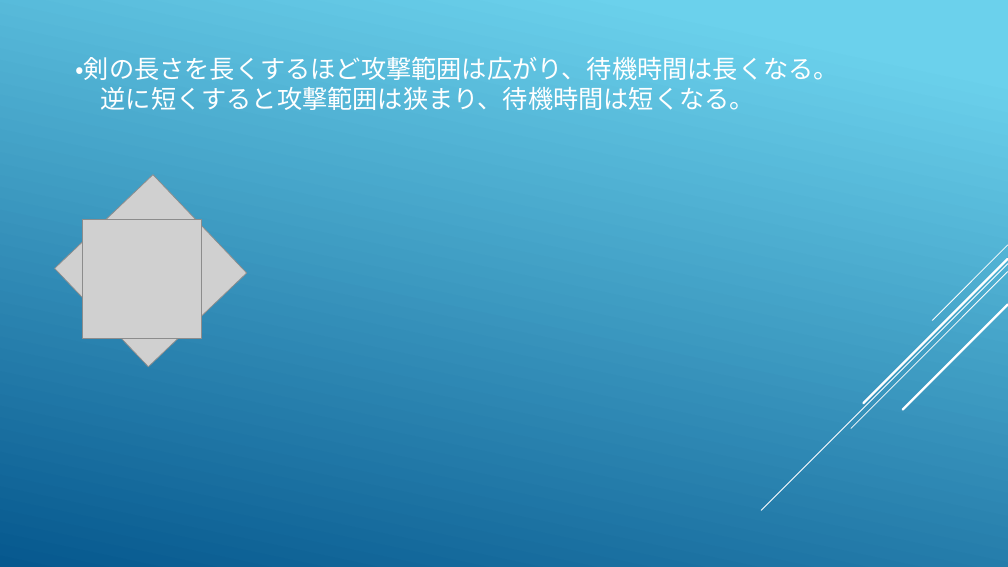
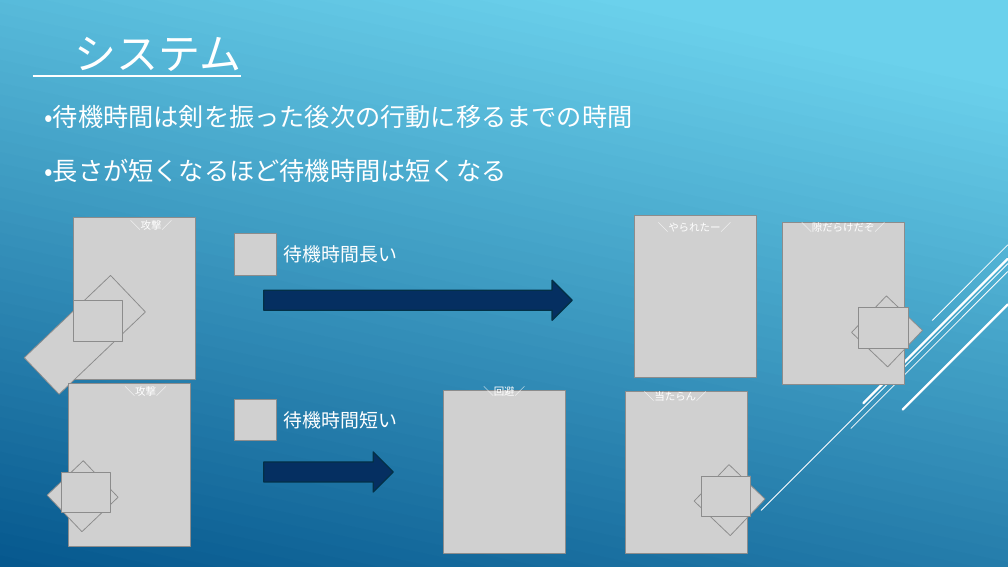
Before and after one commit to koike0723/Aso2020Winter, a slide deck: slide 7 of 企画書.pptx (slide 6 before the commit). Drawn at 1008x567 pixels with LibreOffice and Linux fonts; fonts in the diff are those of the drawing; grey boxes stand for pictures. Boxes give left, top, right and bottom in pixels: in the first picture for what was removed or moved away, otherwise in the second. Text is boxed around its words. In the diff, an @@ line names an element or a change of style, - is before the commit and + after.

```diff
--- a/企画書.pptx
+++ b/企画書.pptx
@@ text removed at (75, 57, 839, 110) @@
-・剣の長さを長くするほど攻撃範囲は広がり、待機時間は長くなる。
-逆に短くすると攻撃範囲は狭まり、待機時間は短くなる。
@@ text added at (75, 37, 242, 77), 40 pt, text #FFFFFF, underline @@
+システム
@@ text added at (44, 105, 632, 128), 24 pt, text #FFFFFF @@
+・待機時間は剣を振った後次の行動に移るまでの時間
@@ text added at (44, 159, 506, 182), 24 pt, text #FFFFFF @@
+・長さが短くなるほど待機時間は短くなる
@@ picture removed at (54, 174, 247, 367) @@
@@ picture: place and size @@
-picture at (82, 219, 202, 339)
+picture at (73, 217, 195, 380)
@@ text added at (130, 223, 172, 228), 10 pt, text #FFFFFF @@
+＼攻撃／
@@ picture added at (234, 234, 276, 275) @@
@@ picture added at (634, 216, 756, 378) @@
@@ text added at (658, 224, 731, 231), 10 pt, text #FFFFFF @@
+＼やられたー／
@@ picture added at (783, 222, 904, 385) @@
@@ text added at (801, 220, 885, 227), 10 pt, text #FFFFFF @@
+＼隙だらけだぞ／
@@ text added at (284, 245, 397, 263), 18 pt, text #FFFFFF @@
+待機時間長い
@@ picture added at (24, 275, 146, 395) @@
@@ right arrow added at (264, 281, 572, 321), fill #052F61, outline #043148 1.25 pt @@
@@ picture added at (852, 296, 923, 367) @@
@@ picture added at (73, 300, 123, 341) @@
@@ picture added at (859, 307, 908, 348) @@
@@ picture added at (68, 384, 190, 547) @@
@@ text added at (125, 387, 167, 393), 10 pt, text #FFFFFF @@
+＼攻撃／
@@ text added at (483, 385, 525, 392), 10 pt, text #FFFFFF @@
+＼回避／
@@ text added at (644, 389, 707, 399), 10 pt, text #FFFFFF @@
+＼当たらん／
@@ picture added at (234, 399, 276, 441) @@
@@ text added at (284, 411, 397, 429), 18 pt, text #FFFFFF @@
+待機時間短い
@@ picture added at (444, 391, 566, 554) @@
@@ picture added at (625, 391, 747, 554) @@
@@ picture added at (47, 461, 118, 532) @@
@@ picture added at (62, 472, 111, 513) @@
@@ right arrow added at (264, 452, 393, 492), fill #052F61, outline #043148 1.25 pt @@
@@ picture added at (695, 464, 766, 535) @@
@@ picture added at (702, 476, 751, 517) @@
```
Also in this commit, not shown: 6 other slides changed, 12 slides added, 12 slides removed, 6 other files.
